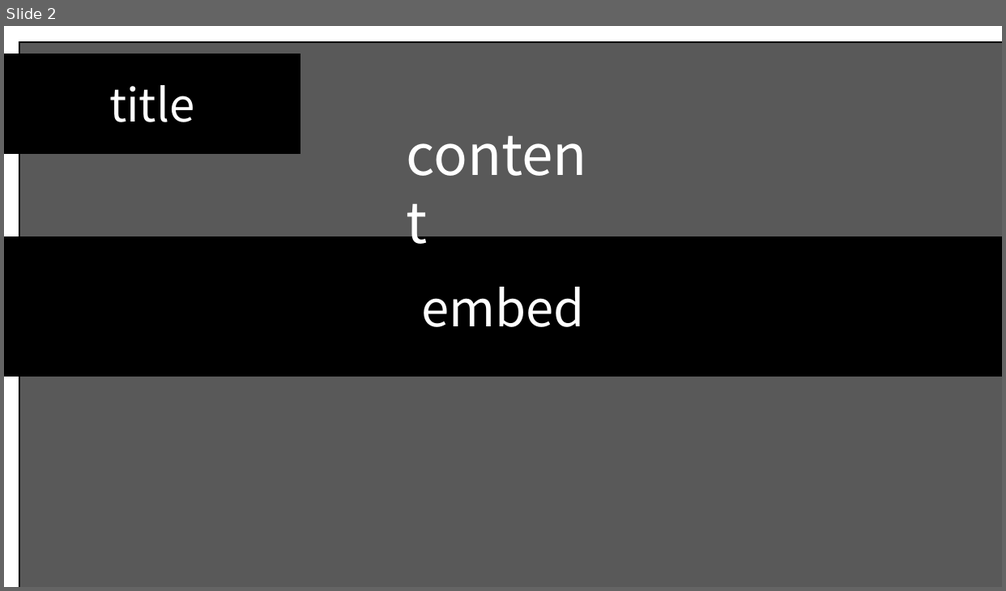
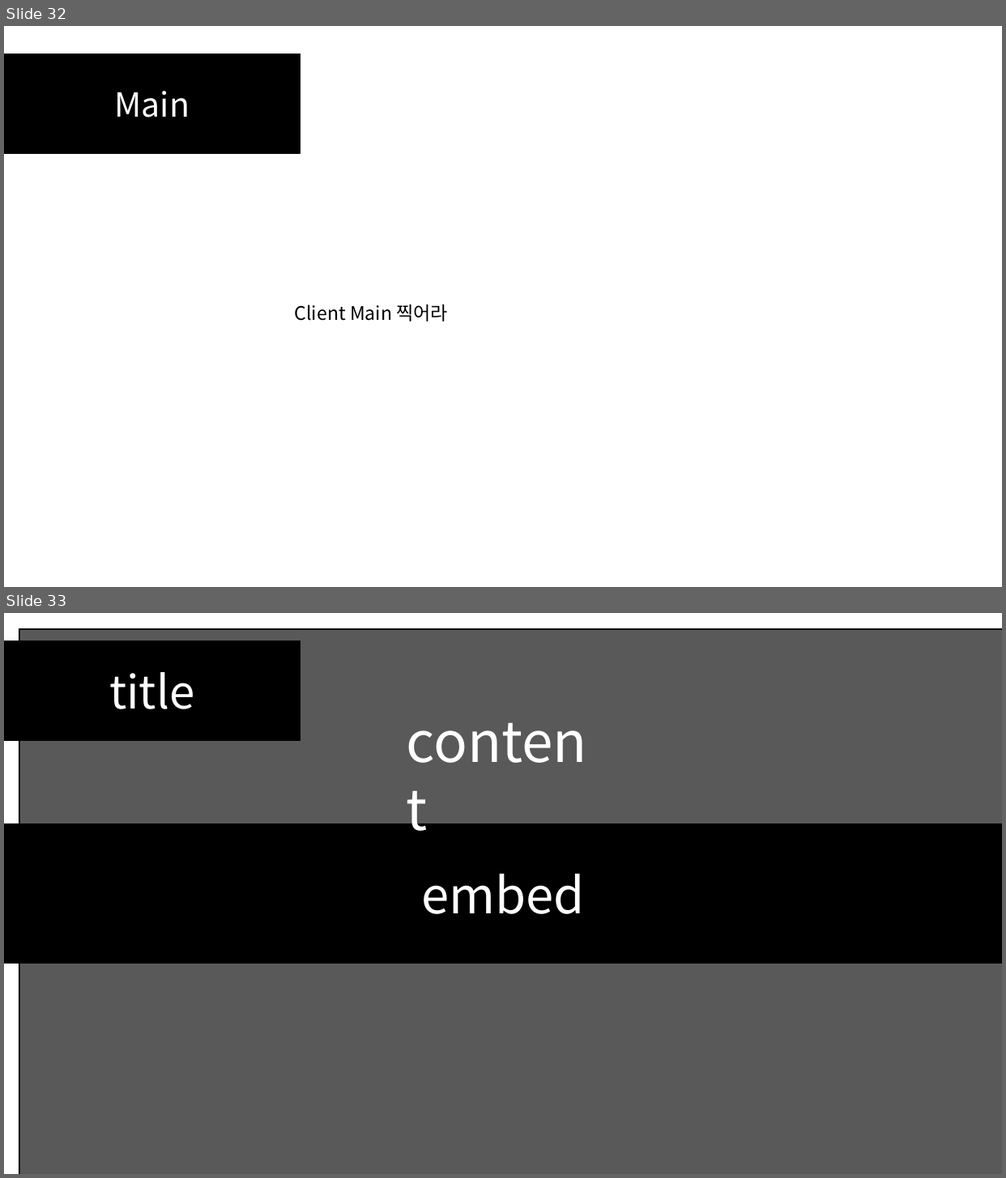
Before and after one commit to SEH00N/SDLU, a slide deck: ServerLecture/PT/5강 비동기 소켓 프로그래밍.pptx. Shown one above the other, each under a label of ours: slide 2 before the commit, slides 32 and 33 after it. The pictures are 1006x591 and 1006x1178 pixels, drawn with LibreOffice and Linux fonts; fonts in the diff are those of the drawing. Boxes give left, top, right and bottom in pixels: in the first picture for what was removed or moved away, otherwise in the second. Text is boxed around its words. In the diff, an @@ line names an element or a change of style, - is before the commit and + after.

```diff
--- a/ServerLecture/PT/5강 비동기 소켓 프로그래밍.pptx
+++ b/ServerLecture/PT/5강 비동기 소켓 프로그래밍.pptx
@@ slide 32 added at (x1=4, y1=26, x2=1002, y2=587), background #FFFFFF @@
@@ rectangle added at (x1=4, y1=54, x2=300, y2=154), fill #000000, outline #000000 1 pt, 32 pt, text #FFFFFF @@
+Main
@@ text added at (x1=295, y1=305, x2=448, y2=322), 18 pt, text #000000 @@
+Client Main 찍어라
@@ what was slide 2 is now slide 33 @@
```
Also in this commit, not shown: 30 other slides added, 20 other files.
